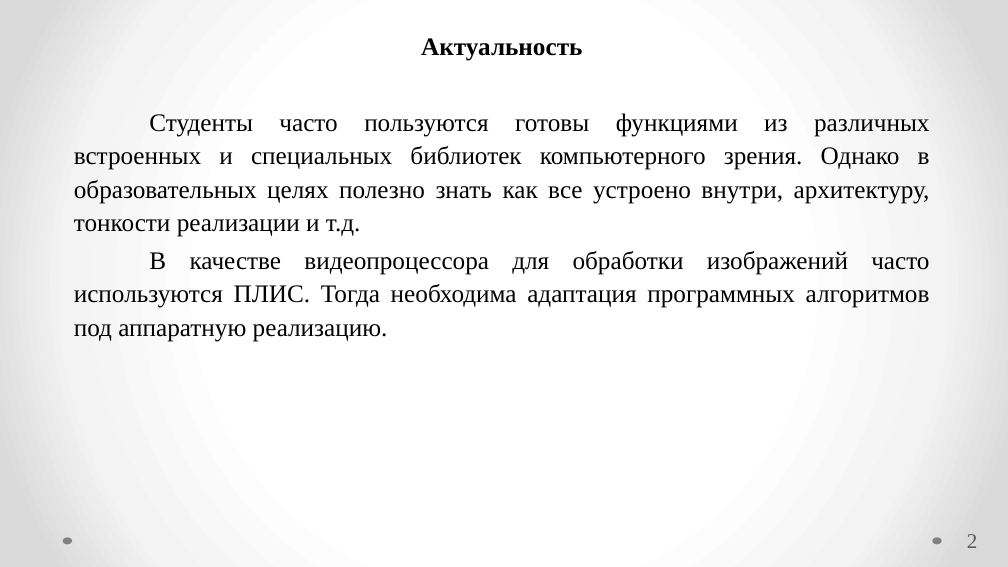
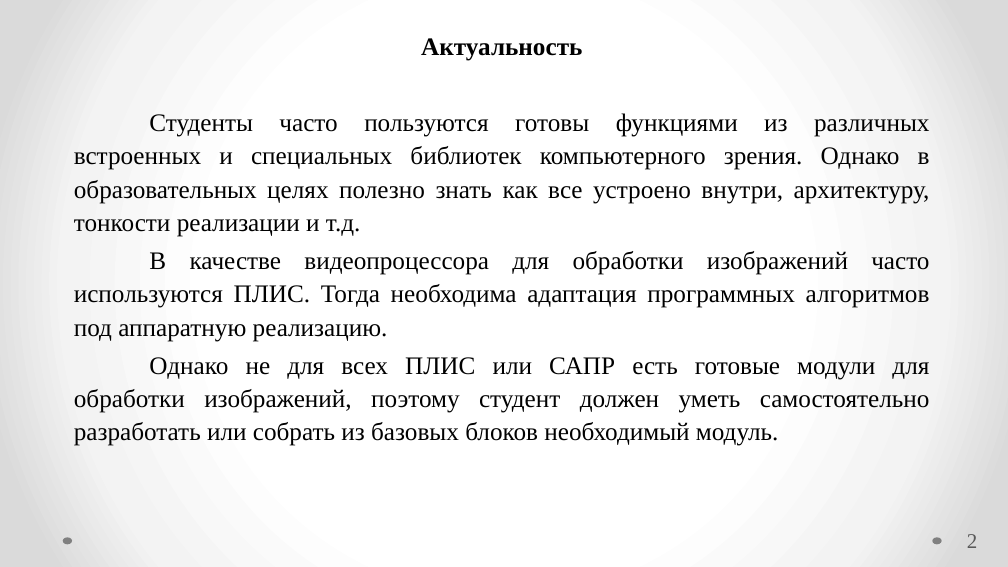
Before and after one commit to Radiophantom/master_yoda, a slide deck: slide 2 of VKR.pptx. Drawn at 1008x567 pixels with LibreOffice and Linux fonts; fonts in the diff are those of the drawing. Boxes give left, top, right and bottom in pixels: in the first picture for what was removed or moved away, otherwise in the second. Text is boxed around its words. In the diff, an @@ line names an element or a change of style, - is before the commit and + after.

```diff
--- a/VKR.pptx
+++ b/VKR.pptx
@@ text at (x1=74, y1=357, x2=930, y2=446): paragraph added @@
+Однако не для всех ПЛИС или САПР есть готовые модули для обработки изображений, поэтому студент должен уметь самостоятельно разработать или собрать из базовых блоков необходимый модуль.
```
Also in this commit, not shown: 5 other slides changed, 10 slides added, 5 slides removed, 3 other files.
